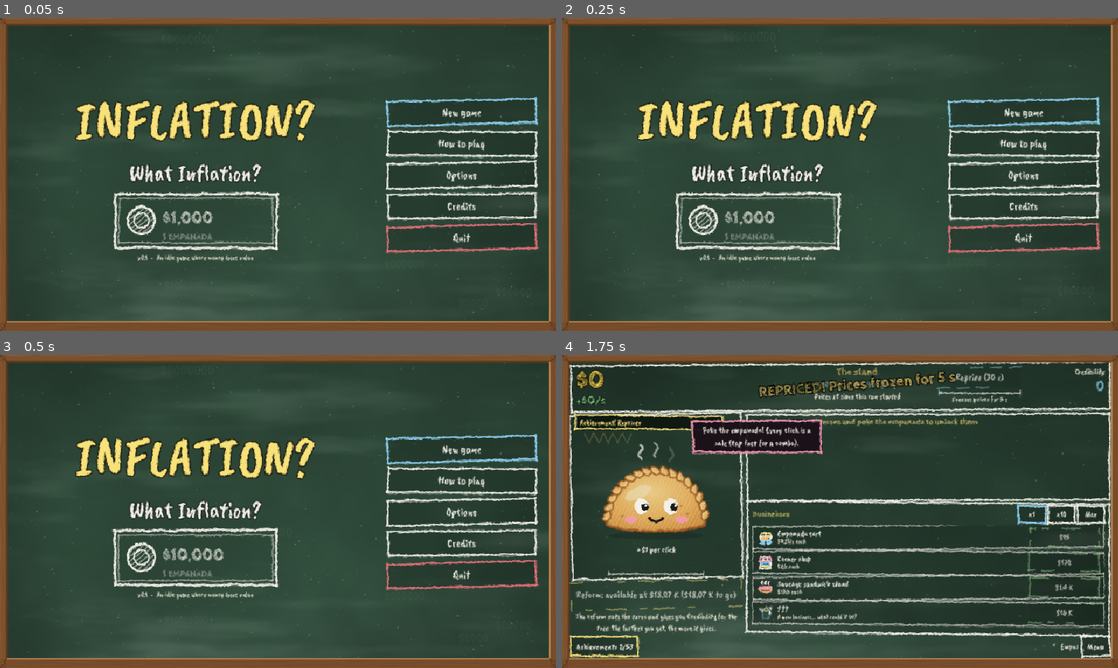
Above: before the commit, frames 1-4 (two rows, left to right).
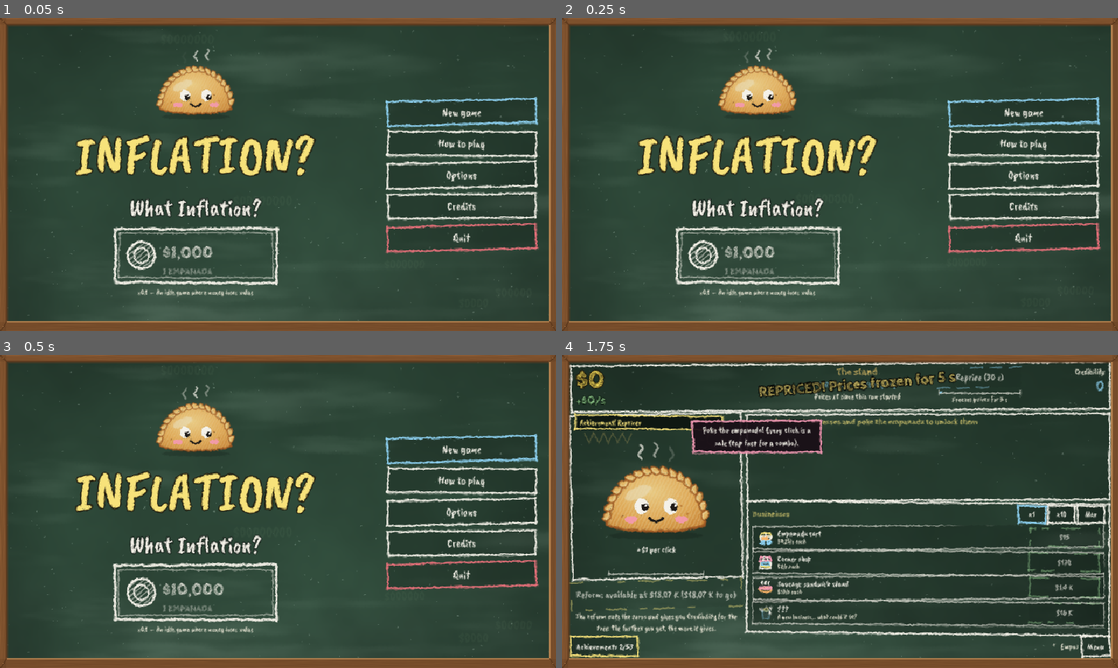
Above: after the commit, the same moments.

Repository: agusmoscato/INFLATION-What-Inflation-
Game: Godot game, scene res://scenes/Main.tscn
The game is run twice, just before and just after one commit, with the same random seed, the same clock (stepped at 60 frames per second) and the same inputs.
Inputs:
- Up to frame 1 (0.05 s): no input
- Up to frame 2 (0.25 s): no input
- Up to frame 3 (0.5 s): no input
- Up to frame 4 (1.75 s): click "New game" at 0.5 s; click "REPRICE" at 1.25 s

The runs differ from the first frame. In frame 1, 12% of the frame differs, in the area x 13-57%, y 9-89%; in frame 2, 12%; in frame 3, 12%; in frame 4, nothing differs.

Commit message:
La misma empanada en el menú (arriba del logo), ¿Cómo se juega?, los clips y las imágenes de Steam (cápsulas reubicadas para que no se corte) (punto 3)
Co-Authored-By: Claude Opus 5.5 <noreply@anthropic.com>

Diff:
--- a/scripts/ui/menu_screen.gd
+++ b/scripts/ui/menu_screen.gd
@@ -13,6 +13,7 @@
 var _bills: Array = []
 var _note: BanknoteView
 var _logo: Label
+var _mascot: EmpanadaButton
 var _clock: float = 0.0
 var _zeros: float = 3.0
 var _confirm_btn: Button
@@ -53,6 +54,11 @@
 	left.alignment = BoxContainer.ALIGNMENT_CENTER
 	left.add_theme_constant_override("separation", 10)
 	_body.add_child(left)
+	# la empanada (la misma del juego), arriba del logo; si la tocás, hace squash
+	_mascot = EmpanadaButton.new()
+	_mascot.custom_minimum_size = Vector2(260, 150)
+	_mascot.size_flags_horizontal = Control.SIZE_SHRINK_CENTER
+	left.add_child(_mascot)
 	_logo = UIKit.label("INFLATION?", 100, UIKit.C_GOLD, HORIZONTAL_ALIGNMENT_CENTER)
 	_logo.add_theme_color_override("font_outline_color", Color("#1c1508"))
 	_logo.add_theme_constant_override("outline_size", 10)
@@ -101,6 +107,7 @@
 	# apaisado: dos columnas; vertical (o muy angosto): todo apilado
 	_body.vertical = size.x < size.y * 1.15 or size.x < 900.0
 	_logo.add_theme_font_size_override("font_size", int((70 if _body.vertical else 100) * UIKit.FS))
+	_mascot.custom_minimum_size = Vector2(180, 105) if _body.vertical else Vector2(260, 150)
 
 
 func _button(text: String, color: Color, cb: Callable) -> Button:
--- a/tools/steam_assets.gd
+++ b/tools/steam_assets.gd
@@ -134,9 +134,9 @@
 		var h: float = size.y
 		match kind:
 			"wide":
-				_mascot(Vector2(w * 0.66, h * 0.50), Vector2(w * 0.30, h * 0.46), 0.55)
+				_mascot(Vector2(w * 0.65, h * 0.40), Vector2(w * 0.30, h * 0.46), 0.55)
 			"small":
-				_mascot(Vector2(w * 0.70, h * 0.18), Vector2(w * 0.28, h * 0.72), 0.3)
+				_mascot(Vector2(w * 0.68, h * 0.06), Vector2(w * 0.26, h * 0.74), 0.3)
 			"tall":
 				_mascot(Vector2(w * 0.22, h * 0.34), Vector2(w * 0.56, h * 0.30), 0.55)
 				_stickers(Vector2(w * 0.08, h * 0.70), w * 0.30)
